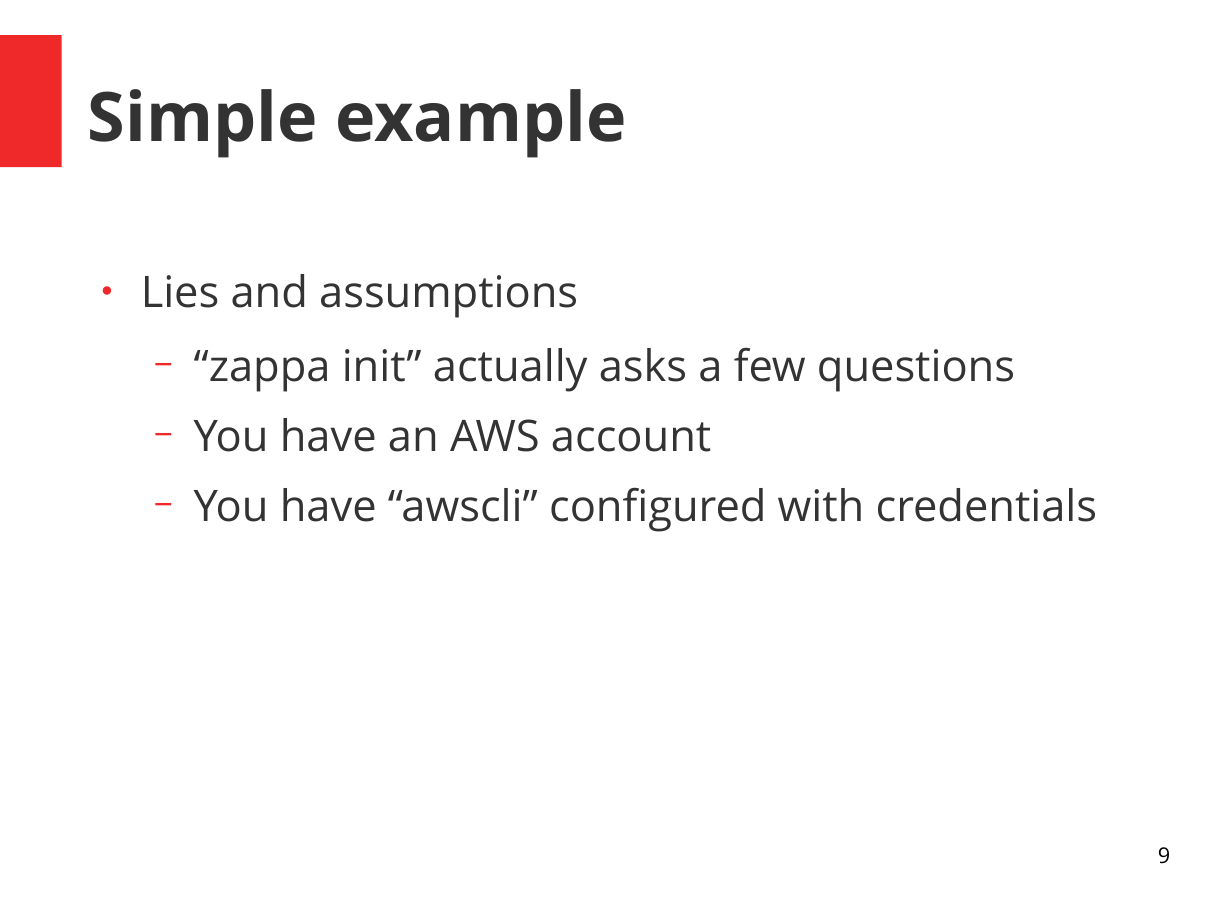
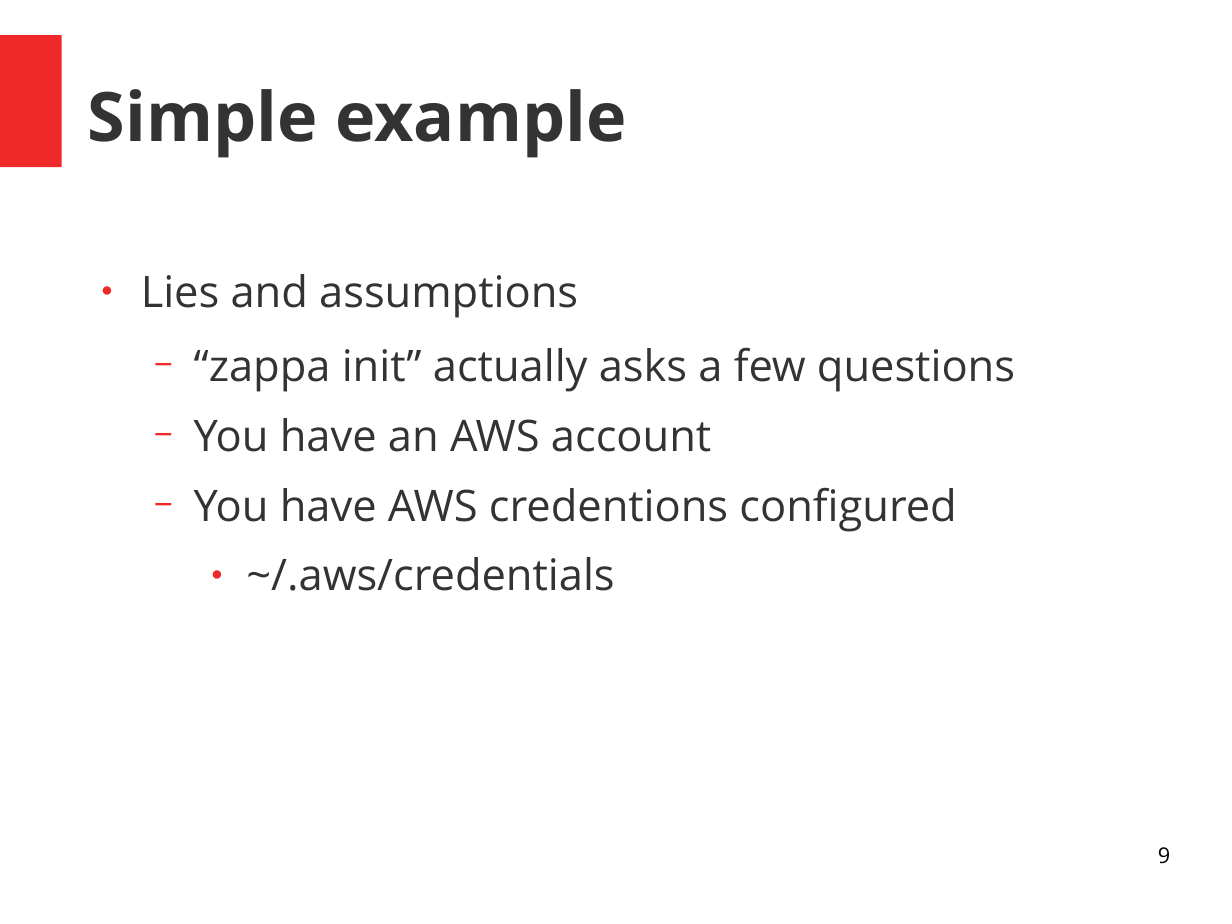
Before and after one commit to MattSegal/zappa-talk, a slide deck: slide 9 of presentation.odp. Drawn at 1232x924 pixels with LibreOffice and Linux fonts; fonts in the diff are those of the drawing. Boxes give left, top, right and bottom in pixels: in the first picture for what was removed or moved away, otherwise in the second. Text is boxed around its words. In the diff, an @@ line names an element or a change of style, - is before the commit and + after.

```diff
--- a/presentation.odp
+++ b/presentation.odp
@@ text at (194, 487, 956, 591): text changed @@
-  − You have “awscli” configured with credentials
+  − You have AWS credentions configured
+    ● ~/.aws/credentials
```
Also in this commit, not shown: 9 other slides changed, 5 slides added, 5 slides removed, 1 other file.
